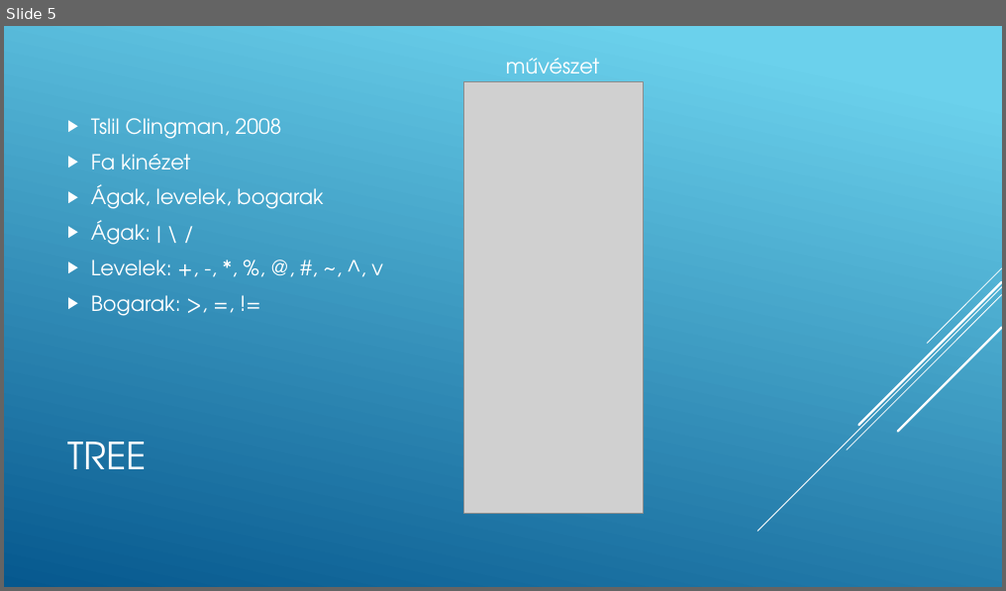
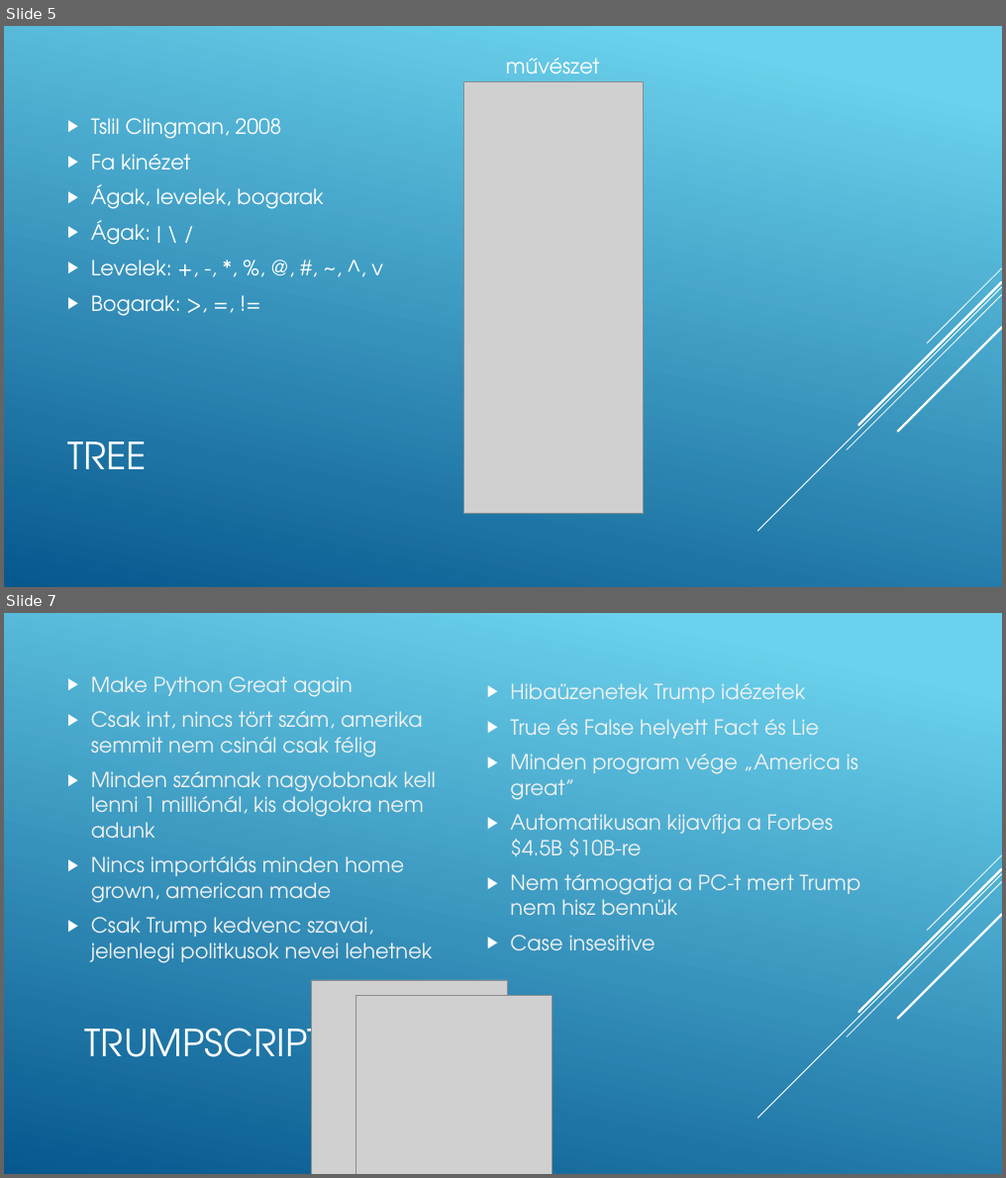
Before and after one commit to baranyidaniel/ppt, a slide deck: A legfurcsább programozási nyelvek.pptx. Shown one above the other, each under a label of ours: slide 5 before the commit, slides 5 and 7 after it; the slides between them are not shown. The pictures are 1006x591 and 1006x1178 pixels, drawn with LibreOffice and Linux fonts; fonts in the diff are those of the drawing; grey boxes stand for pictures. Boxes give left, top, right and bottom in pixels: in the first picture for what was removed or moved away, otherwise in the second. Text is boxed around its words. In the diff, an @@ line names an element or a change of style, - is before the commit and + after.

```diff
--- a/A legfurcsább programozási nyelvek.pptx
+++ b/A legfurcsább programozási nyelvek.pptx
@@ slide 7 added at box(4, 613, 1002, 1174), background gradient #6ED2EB to #06588E; not listed: 5 template elements that a slide beside it also shows @@
@@ text added at box(91, 676, 436, 963), 20 pt, text #F2F2F2 @@
+▶ Make Python Great again
+▶ Csak int, nincs tört szám, amerika semmit nem csinál csak félig
+▶ Minden számnak nagyobbnak kell lenni 1 milliónál, kis dolgokra nem adunk
+▶ Nincs importálás minden home grown, american made
+▶ Csak Trump kedvenc szavai, jelenlegi politkusok nevei lehetnek
@@ text added at box(510, 683, 861, 952), 20 pt, text #F2F2F2 @@
+▶ Hibaüzenetek Trump idézetek
+▶ True és False helyett Fact és Lie
+▶ Minden program vége „America is great”
+▶ Automatikusan kijavítja a Forbes $4.5B $10B-re
+▶ Nem támogatja a PC-t mert Trump nem hisz bennük
+▶ Case insesitive
@@ picture added at box(312, 980, 507, 1174) @@
@@ picture added at box(356, 995, 552, 1174) @@
@@ title added at box(85, 1018, 324, 1074), 36 pt, text #FFFFFF @@
+TRUMPSCRIPT
```
Also in this commit, not shown: 1 slide changed, 1 other slide added.
